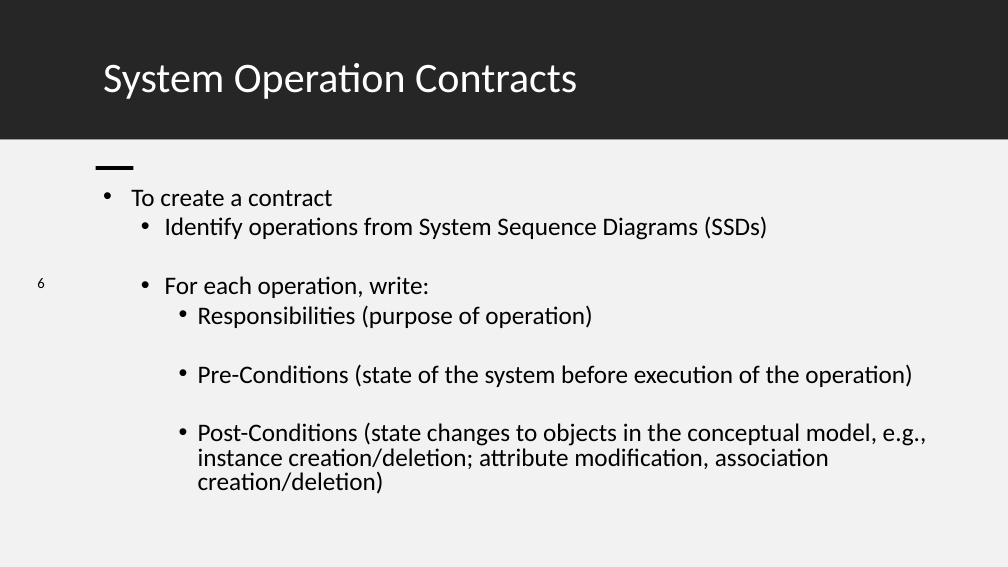
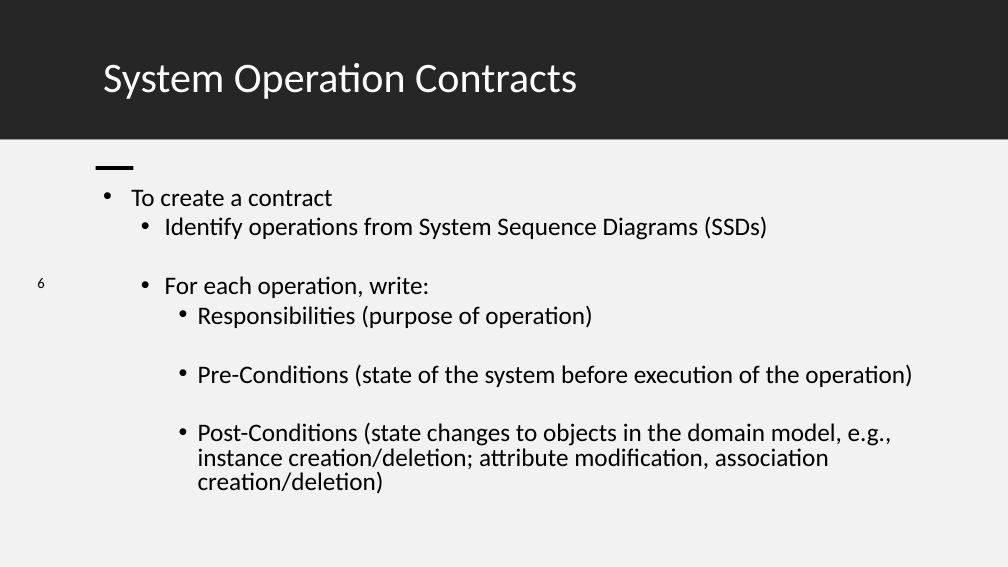
Before and after one commit to kthanasi-git/SW_Engineering, a slide deck: slide 6 of SOFTWARE ENGINEERING/SLIDES/7-Design Principles I.pptx. Drawn at 1008x567 pixels with LibreOffice and Linux fonts; fonts in the diff are those of the drawing. Boxes give left, top, right and bottom in pixels: in the first picture for what was removed or moved away, otherwise in the second. Text is boxed around its words. In the diff, an @@ line names an element or a change of style, - is before the commit and + after.

```diff
--- a/SOFTWARE ENGINEERING/SLIDES/7-Design Principles I.pptx
+++ b/SOFTWARE ENGINEERING/SLIDES/7-Design Principles I.pptx
@@ text at (198, 422, 892, 494): text changed @@
-    • Post-Conditions (state changes to objects in the conceptual model, e.g., instance creation/deletion; attribute modification, association creation/deletion)
+    • Post-Conditions (state changes to objects in the domain model, e.g., instance creation/deletion; attribute modification, association creation/deletion)
```
Also in this commit, not shown: 3 other slides changed, 7 slides added, 20 other files.
